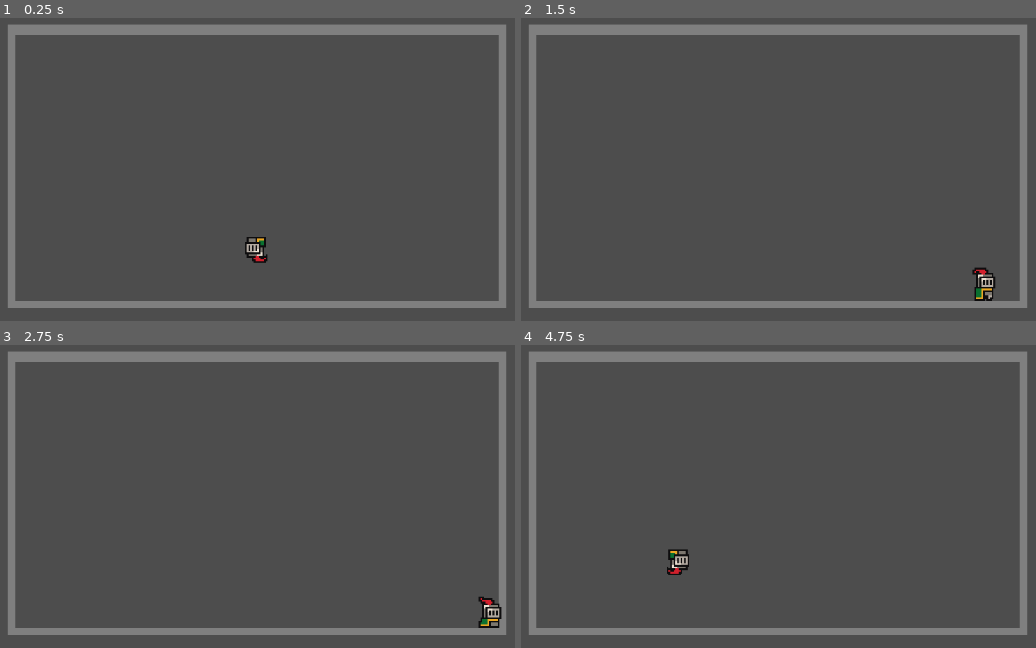
Above: before the commit, frames 1-4 (two rows, left to right).
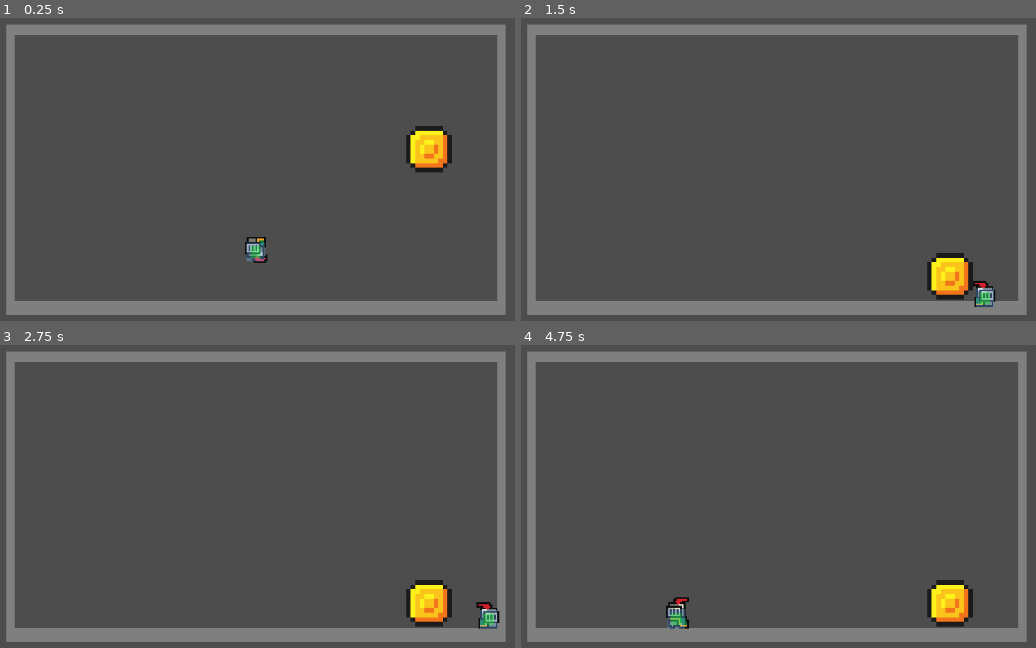
Above: after the commit, the same moments.

Repository: OutOfNet/First-Bullet-Hell
Game: Godot game, scene res://Scenes/Levels/Baseplate/Baseplate.tscn
The game is run twice, just before and just after one commit, with the same random seed, the same clock (stepped at 60 frames per second) and the same inputs.
Inputs:
- Up to frame 1 (0.25 s): no input
- Up to frame 2 (1.5 s): hold D (right_input) 0.53-1.28 s; tap W (jump_input) at 0.77 s; hold S (down_input) from 1.28 s (still down)
- Up to frame 3 (2.75 s): tap W (jump_input) at 1.52 s; release S (down_input) at 2.03 s; hold D (right_input) from 2.03 s (still down)
- Up to frame 4 (4.75 s): tap W (jump_input) at 3.02, 3.77, 4.52 s; release D (right_input) at 3.53 s; hold A (left_input) from 3.53 s (still down)

The runs differ from the first frame. In frame 1, 4.4% of the frame differs, in the area x 1-99%, y 2-99%; in frame 2, 4.6%; in frame 3, 4.5%; in frame 4, 4.9%.

Commit message:
Added health.
Added a health and damage system (the giant coin in the baseplate serves as a damage source for testing purposes), also added a visual representation of the player hitboxes, the blue one being for detecting collisions with the terrain and the green one being for detecting collisions with damage sources.

Diff:
--- a/Scenes/Levels/Baseplate/Baseplate.tscn
+++ b/Scenes/Levels/Baseplate/Baseplate.tscn
@@ -1,23 +1,87 @@
-[gd_scene load_steps=3 format=2]
+[gd_scene load_steps=18 format=2]
 
 [ext_resource path="res://Scenes/Player/player.tscn" type="PackedScene" id=1]
 [ext_resource path="res://Scripts/game_camera/game_camera.gd" type="Script" id=2]
+[ext_resource path="res://Sprites/coin-fs8-fs8.png" type="Texture" id=3]
+
+[sub_resource type="RectangleShape2D" id=15]
+extents = Vector2( 27, 26.5 )
+
+[sub_resource type="AtlasTexture" id=2]
+atlas = ExtResource( 3 )
+region = Rect2( 0, 0, 16, 16 )
+
+[sub_resource type="AtlasTexture" id=3]
+atlas = ExtResource( 3 )
+region = Rect2( 16, 0, 16, 16 )
+
+[sub_resource type="AtlasTexture" id=4]
+atlas = ExtResource( 3 )
+region = Rect2( 32, 0, 16, 16 )
+
+[sub_resource type="AtlasTexture" id=5]
+atlas = ExtResource( 3 )
+region = Rect2( 48, 0, 16, 16 )
+
+[sub_resource type="AtlasTexture" id=6]
+atlas = ExtResource( 3 )
+region = Rect2( 64, 0, 16, 16 )
+
+[sub_resource type="AtlasTexture" id=7]
+atlas = ExtResource( 3 )
+region = Rect2( 80, 0, 16, 16 )
+
+[sub_resource type="AtlasTexture" id=8]
+atlas = ExtResource( 3 )
+region = Rect2( 96, 0, 16, 16 )
+
+[sub_resource type="AtlasTexture" id=9]
+atlas = ExtResource( 3 )
+region = Rect2( 112, 0, 16, 16 )
+
+[sub_resource type="AtlasTexture" id=10]
+atlas = ExtResource( 3 )
+region = Rect2( 128, 0, 16, 16 )
+
+[sub_resource type="AtlasTexture" id=11]
+atlas = ExtResource( 3 )
+region = Rect2( 144, 0, 16, 16 )
+
+[sub_resource type="AtlasTexture" id=12]
+atlas = ExtResource( 3 )
+region = Rect2( 160, 0, 16, 16 )
+
+[sub_resource type="AtlasTexture" id=13]
+atlas = ExtResource( 3 )
+region = Rect2( 176, 0, 16, 16 )
+
+[sub_resource type="SpriteFrames" id=14]
+animations = [ {
+"frames": [ SubResource( 2 ), SubResource( 3 ), SubResource( 4 ), SubResource( 5 ), SubResource( 6 ), SubResource( 7 ), SubResource( 8 ), SubResource( 9 ), SubResource( 10 ), SubResource( 11 ), SubResource( 12 ), SubResource( 13 ) ],
+"loop": true,
+"name": "default",
+"speed": 5.0
+} ]
 
 [node name="Baseplate" type="Node2D"]
 
 [node name="ScreenBorder" type="StaticBody2D" parent="."]
-position = Vector2( 1, -219 )
+position = Vector2( 0, -219 )
 scale = Vector2( -1.46461, -1.46461 )
+collision_layer = 3
+collision_mask = 3
 
 [node name="Polygon2D" type="Polygon2D" parent="ScreenBorder"]
 position = Vector2( 0.682775, 3.05176e-05 )
 scale = Vector2( 2, 1 )
 color = Color( 0.498039, 0.498039, 0.498039, 1 )
-polygon = PoolVector2Array( -92, 4, 92, 4, 92, -205, -92, -205, -92, -4, -89, -4, -89, -200, 89, -200, 89, -4, -92, -4 )
+polygon = PoolVector2Array( -92, 4, 92, 4, 92, -210, -92, -210, -92, -4, -89, -4, -89, -200, 89, -200, 89, -4, -92, -4 )
 
 [node name="CollisionPolygon2D" type="CollisionPolygon2D" parent="ScreenBorder"]
+position = Vector2( 0.682776, 0 )
 scale = Vector2( 2, 1 )
-polygon = PoolVector2Array( -92, 4, 92, 4, 92, -205, -92, -205, -92, -4, -89, -4, -89, -200, 89, -200, 89, -4, -92, -4 )
+build_mode = 1
+polygon = PoolVector2Array( -150, 100, 150, 100, 150, -295, -150, -295, -150, -4, -150, -4, -89, -4.001, -89, -200, 89, -200, 89, -4, -150, -4 )
 
 [node name="Player" parent="." instance=ExtResource( 1 )]
 position = Vector2( 0, -29 )
@@ -27,3 +91,17 @@
 current = true
 zoom = Vector2( 0.75, 0.75 )
 script = ExtResource( 2 )
+
+[node name="bullet" type="RigidBody2D" parent="."]
+position = Vector2( 186, -113 )
+collision_layer = 2
+collision_mask = 2
+gravity_scale = 8.0
+
+[node name="CollisionShape2D" type="CollisionShape2D" parent="bullet"]
+position = Vector2( 0, 0.5 )
+shape = SubResource( 15 )
+
+[node name="AnimatedSprite" type="AnimatedSprite" parent="bullet"]
+scale = Vector2( 5, 5 )
+frames = SubResource( 14 )
--- a/Scenes/Player/player.tscn
+++ b/Scenes/Player/player.tscn
@@ -1,42 +1,13 @@
-[gd_scene load_steps=29 format=2]
+[gd_scene load_steps=30 format=2]
 
-[ext_resource path="res://Sprites/knight.png" type="Texture" id=1]
+[ext_resource path="res://Sprites/knight-fs8-fs8.png" type="Texture" id=1]
 [ext_resource path="res://Scenes/Player/player_management.gd" type="Script" id=2]
 
+[sub_resource type="RectangleShape2D" id=40]
+extents = Vector2( 3.66667, 4.5 )
+
 [sub_resource type="RectangleShape2D" id=15]
-extents = Vector2( 6.5, 10 )
-
-[sub_resource type="AtlasTexture" id=16]
-atlas = ExtResource( 1 )
-region = Rect2( 0, 0, 32, 32 )
-
-[sub_resource type="AtlasTexture" id=17]
-atlas = ExtResource( 1 )
-region = Rect2( 32, 0, 32, 32 )
-
-[sub_resource type="AtlasTexture" id=18]
-atlas = ExtResource( 1 )
-region = Rect2( 64, 0, 32, 32 )
-
-[sub_resource type="AtlasTexture" id=19]
-atlas = ExtResource( 1 )
-region = Rect2( 96, 0, 32, 32 )
-
-[sub_resource type="AtlasTexture" id=20]
-atlas = ExtResource( 1 )
-region = Rect2( 64, 160, 32, 32 )
-
-[sub_resource type="AtlasTexture" id=21]
-atlas = ExtResource( 1 )
-region = Rect2( 96, 160, 32, 32 )
-
-[sub_resource type="AtlasTexture" id=22]
-atlas = ExtResource( 1 )
-region = Rect2( 128, 160, 32, 32 )
-
-[sub_resource type="AtlasTexture" id=23]
-atlas = ExtResource( 1 )
-region = Rect2( 160, 160, 32, 32 )
+extents = Vector2( 6.33333, 6.83333 )
 
 [sub_resource type="AtlasTexture" id=24]
 atlas = ExtResource( 1 )
@@ -102,22 +73,54 @@
 atlas = ExtResource( 1 )
 region = Rect2( 224, 96, 32, 32 )
 
+[sub_resource type="AtlasTexture" id=20]
+atlas = ExtResource( 1 )
+region = Rect2( 64, 160, 32, 32 )
+
+[sub_resource type="AtlasTexture" id=21]
+atlas = ExtResource( 1 )
+region = Rect2( 96, 160, 32, 32 )
+
+[sub_resource type="AtlasTexture" id=22]
+atlas = ExtResource( 1 )
+region = Rect2( 128, 160, 32, 32 )
+
+[sub_resource type="AtlasTexture" id=23]
+atlas = ExtResource( 1 )
+region = Rect2( 160, 160, 32, 32 )
+
+[sub_resource type="AtlasTexture" id=16]
+atlas = ExtResource( 1 )
+region = Rect2( 0, 0, 32, 32 )
+
+[sub_resource type="AtlasTexture" id=17]
+atlas = ExtResource( 1 )
+region = Rect2( 32, 0, 32, 32 )
+
+[sub_resource type="AtlasTexture" id=18]
+atlas = ExtResource( 1 )
+region = Rect2( 64, 0, 32, 32 )
+
+[sub_resource type="AtlasTexture" id=19]
+atlas = ExtResource( 1 )
+region = Rect2( 96, 0, 32, 32 )
+
 [sub_resource type="SpriteFrames" id=2]
 animations = [ {
-"frames": [ SubResource( 16 ), SubResource( 17 ), SubResource( 18 ), SubResource( 19 ) ],
+"frames": [ SubResource( 24 ), SubResource( 25 ), SubResource( 26 ), SubResource( 27 ), SubResource( 28 ), SubResource( 29 ), SubResource( 30 ), SubResource( 31 ), SubResource( 32 ), SubResource( 33 ), SubResource( 34 ), SubResource( 35 ), SubResource( 36 ), SubResource( 37 ), SubResource( 38 ), SubResource( 39 ) ],
 "loop": true,
-"name": "idle",
-"speed": 6.0
+"name": "run",
+"speed": 12.0
 }, {
 "frames": [ SubResource( 20 ), SubResource( 21 ), SubResource( 22 ), SubResource( 23 ) ],
 "loop": true,
 "name": "mid_air",
 "speed": 12.0
 }, {
-"frames": [ SubResource( 24 ), SubResource( 25 ), SubResource( 26 ), SubResource( 27 ), SubResource( 28 ), SubResource( 29 ), SubResource( 30 ), SubResource( 31 ), SubResource( 32 ), SubResource( 33 ), SubResource( 34 ), SubResource( 35 ), SubResource( 36 ), SubResource( 37 ), SubResource( 38 ), SubResource( 39 ) ],
+"frames": [ SubResource( 16 ), SubResource( 17 ), SubResource( 18 ), SubResource( 19 ) ],
 "loop": true,
-"name": "run",
-"speed": 12.0
+"name": "idle",
+"speed": 6.0
 } ]
 
 [node name="Player" type="Node2D"]
@@ -126,12 +129,38 @@
 [node name="KinematicBody2D" type="KinematicBody2D" parent="."]
 script = ExtResource( 2 )
 
-[node name="CollisionShape2D" type="CollisionShape2D" parent="KinematicBody2D"]
-position = Vector2( -1.5, 5 )
+[node name="hitbox" type="Area2D" parent="KinematicBody2D"]
+collision_layer = 2
+collision_mask = 2
+
+[node name="hitbox_shape" type="CollisionShape2D" parent="KinematicBody2D/hitbox"]
+self_modulate = Color( 0, 1, 0.0627451, 1 )
+position = Vector2( -1, 8.16667 )
+z_index = 2
+shape = SubResource( 40 )
+
+[node name="Polygon2D" type="Polygon2D" parent="KinematicBody2D/hitbox/hitbox_shape"]
+z_index = 4
+color = Color( 0, 1, 0.0627451, 0.333333 )
+polygon = PoolVector2Array( 3.66667, 4.5, 3.66667, -4.16667, -3.66667, -4.16667, -3.66667, 4.5 )
+
+[node name="collision_box" type="CollisionShape2D" parent="KinematicBody2D"]
+position = Vector2( -1, 8.16667 )
+z_index = 1
 shape = SubResource( 15 )
+
+[node name="Polygon2D" type="Polygon2D" parent="KinematicBody2D/collision_box"]
+color = Color( 0.447059, 0.737255, 1, 0.333333 )
+polygon = PoolVector2Array( 6.3, 6.85, 6.3, -6.85, -6.3, -6.85, -6.3, 6.85 )
 
 [node name="AnimatedSprite" type="AnimatedSprite" parent="KinematicBody2D"]
 position = Vector2( -1, -5.96046e-08 )
 scale = Vector2( 1.25, 1.25 )
 frames = SubResource( 2 )
 animation = "mid_air"
+
+[node name="damage_cooldown" type="Timer" parent="."]
+
+[connection signal="body_entered" from="KinematicBody2D/hitbox" to="KinematicBody2D" method="_on_hitbox_entered_body"]
+[connection signal="body_exited" from="KinematicBody2D/hitbox" to="KinematicBody2D" method="_on_hitbox_exited_body"]
+[connection signal="timeout" from="damage_cooldown" to="KinematicBody2D" method="_on_Timer_timeout"]
--- a/Scenes/Player/player_management.gd
+++ b/Scenes/Player/player_management.gd
@@ -8,11 +8,22 @@
 export var fall_acceleration = 1125
 const jump_force = 400
 const base_max_fall_speed = 250
+const max_health = 100
+var health = max_health
 var velocity = Vector2.ZERO
 var direction := Input.get_axis("left_input", "right_input")
 var is_mid_air = false
 var has_jumped = false
 var max_fall_speed = 375
+var is_on_cooldown = false
+var damage_cooldown = 1
+var attacks_entered = []
+
+func take_damage():
+	health -= 10
+	is_on_cooldown = true
+	print(health)
+	get_node("../damage_cooldown").start(damage_cooldown)
 
 func _input(_event):
 	if Input.is_action_pressed("left_input") == true:
@@ -26,15 +37,10 @@
 	elif Input.is_action_just_released("down_input"):
 		max_fall_speed = base_max_fall_speed
 
-# Called when the node enters the scene tree for the first time.
-func _ready():
-	$AnimatedSprite.play("idle")
-
-# Called every frame. 'delta' is the elapsed time since the previous frame.
 func _physics_process(delta):
 	direction = Input.get_axis("left_input", "right_input")
-	print(velocity.y)
-	print(velocity.x)
+
+	# Handles player animations (please don't call me yandere dev i am NOT into kids)
 	if velocity.y == 0 && velocity.x == 0:
 		$AnimatedSprite.play("idle")
 	elif velocity.x != 0 && velocity.y == 0:
@@ -45,6 +51,25 @@
 		velocity.y = -jump_force
 	elif velocity.y > max_fall_speed:
 		velocity.y = max_fall_speed
+
+	# Handles movement
 	velocity.x = speed * direction
 	velocity.y += fall_acceleration * delta
 	velocity = move_and_slide(velocity, Vector2.ZERO)
+
+func _on_hitbox_entered_body(body):
+	if body.get_class() == "RigidBody2D" && is_on_cooldown == false:
+		attacks_entered.append(body)
+		take_damage()
+
+func _on_Timer_timeout():
+	if is_on_cooldown == true:
+		is_on_cooldown = false
+		print("damage is no longer on cooldown")
+		if attacks_entered.empty() != true:
+			take_damage()
+
+
+func _on_hitbox_exited_body(body):
+	if body.get_class() == "RigidBody2D":
+		attacks_entered.erase(body)
--- a/project.godot
+++ b/project.godot
@@ -25,6 +25,7 @@
 [global]
 
 anti=false
+export=false
 
 [gui]
 
Binary file added: Sprites/coin-fs8-fs8.png
Not shown, added: Sprites/coin-fs8-fs8.png.import
Binary file added: Sprites/fruit-fs8-fs8.png
Not shown, added: Sprites/fruit-fs8-fs8.png.import
Binary file added: Sprites/knight-fs8-fs8.png
Not shown, added: Sprites/knight-fs8-fs8.png.import
Binary file added: Sprites/platforms-fs8-fs8.png
Not shown, added: Sprites/platforms-fs8-fs8.png.import
Binary file added: Sprites/slime_green-fs8-fs8.png
Not shown, added: Sprites/slime_green-fs8-fs8.png.import
Binary file added: Sprites/slime_purple-fs8-fs8.png
Not shown, added: Sprites/slime_purple-fs8-fs8.png.import
(and 3 more such lines)
